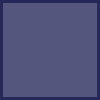
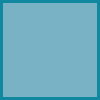
The second 100×100 image is a revision of the first. Changes to its layers:
painted on "Paint Layer 1" over [0, 0, 100, 100]
